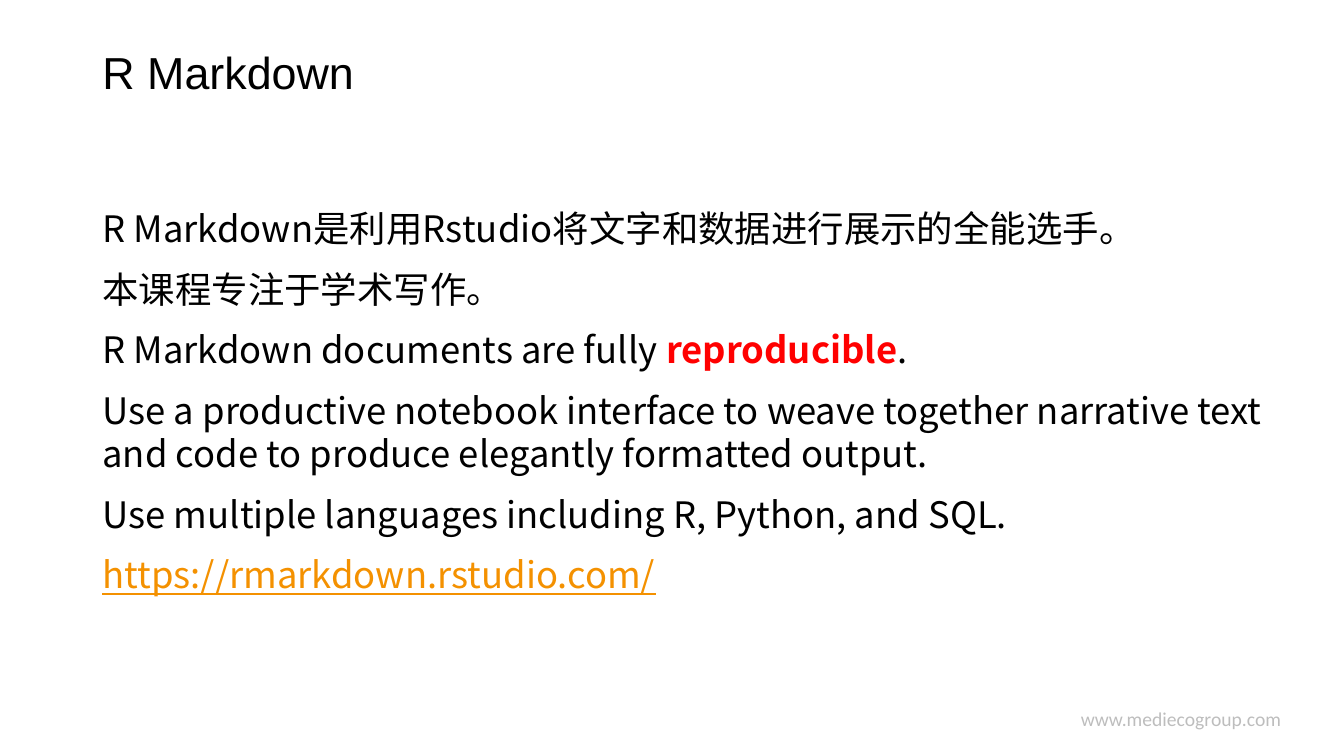
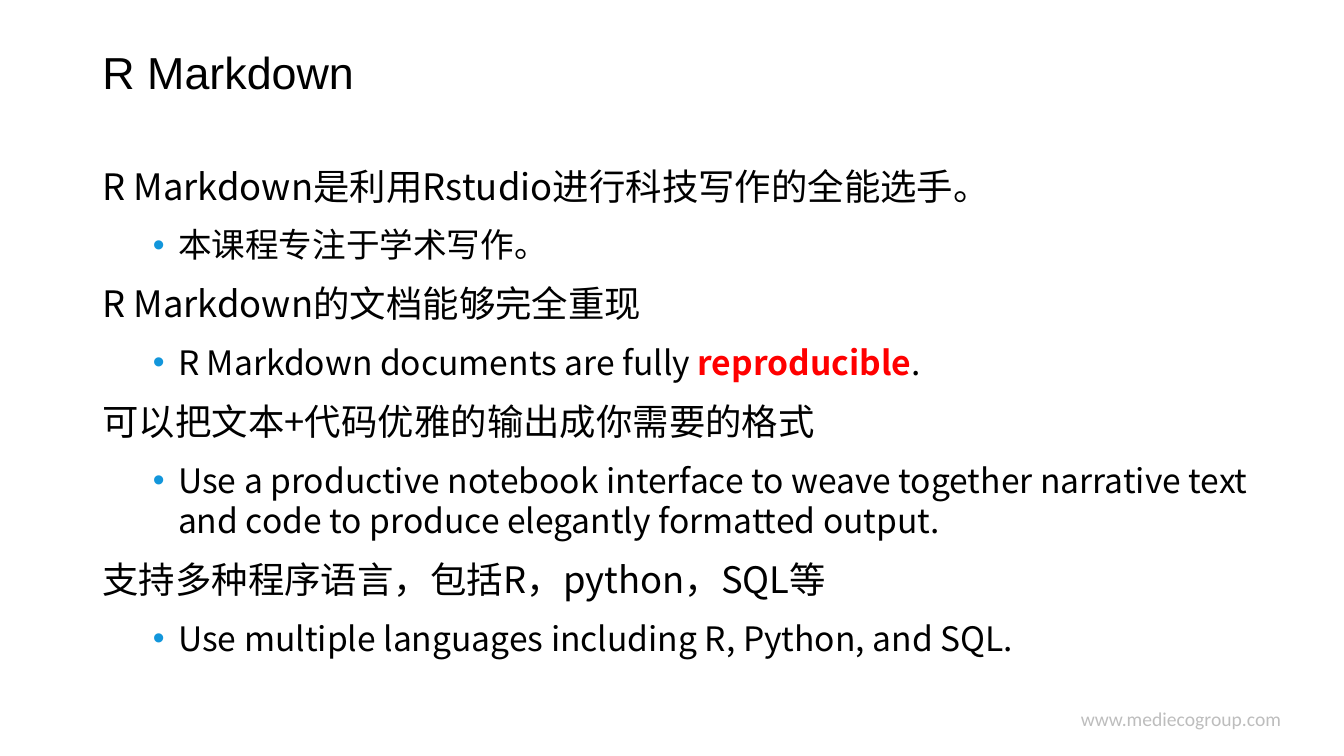
Before and after one commit to hao203/rmd_china, a slide deck: slide 7 of slides/00.Introduction/00.pptx. Drawn at 1344x756 pixels with LibreOffice and Linux fonts; fonts in the diff are those of the drawing; background and template pictures are left out. Boxes give left, top, right and bottom in pixels: in the first picture for what was removed or moved away, otherwise in the second. Text is boxed around its words. In the diff, an @@ line names an element or a change of style, - is before the commit and + after.

```diff
--- a/slides/00.Introduction/00.pptx
+++ b/slides/00.Introduction/00.pptx
@@ text "R Markdown是利用Rstudio进行科技写作的全能选手。" moved from (x1=102, y1=211, x2=1262, y2=597) to (x1=102, y1=169, x2=1248, y2=660) @@
@@ text at (x1=102, y1=169, x2=990, y2=203): text changed @@
-R Markdown是利用Rstudio将文字和数据进行展示的全能选手。
+R Markdown是利用Rstudio进行科技写作的全能选手。
@@ text at (x1=178, y1=228, x2=1248, y2=660): size 26 to 24 pt in "本课程专注于学术写作。", "R Markdown documents are fully reproducible.", "Use a productive notebook interface to weave ...", "Use multiple languages including R, Python, and ..."; bullet none to •; list level 1 to 2 in "本课程专注于学术写作。"; list level 1 to 2 in "R Markdown documents are fully ..."; list level 1 to 2 in "Use a productive notebook interface ..."; list level 1 to 2 in "Use multiple languages including R, ..." @@
@@ text at (x1=102, y1=286, x2=641, y2=320): paragraph added @@
+R Markdown的文档能够完全重现
@@ text at (x1=102, y1=404, x2=814, y2=438): paragraph added @@
+可以把文本+代码优雅的输出成你需要的格式
@@ text at (x1=102, y1=562, x2=826, y2=602): paragraph added @@
+支持多种程序语言，包括R，python，SQL等
@@ text at (x1=102, y1=559, x2=655, y2=597): paragraph removed @@
-https://rmarkdown.rstudio.com/
```
Also in this commit, not shown: 7 other slides changed, 1 slide removed, 9 other files.
